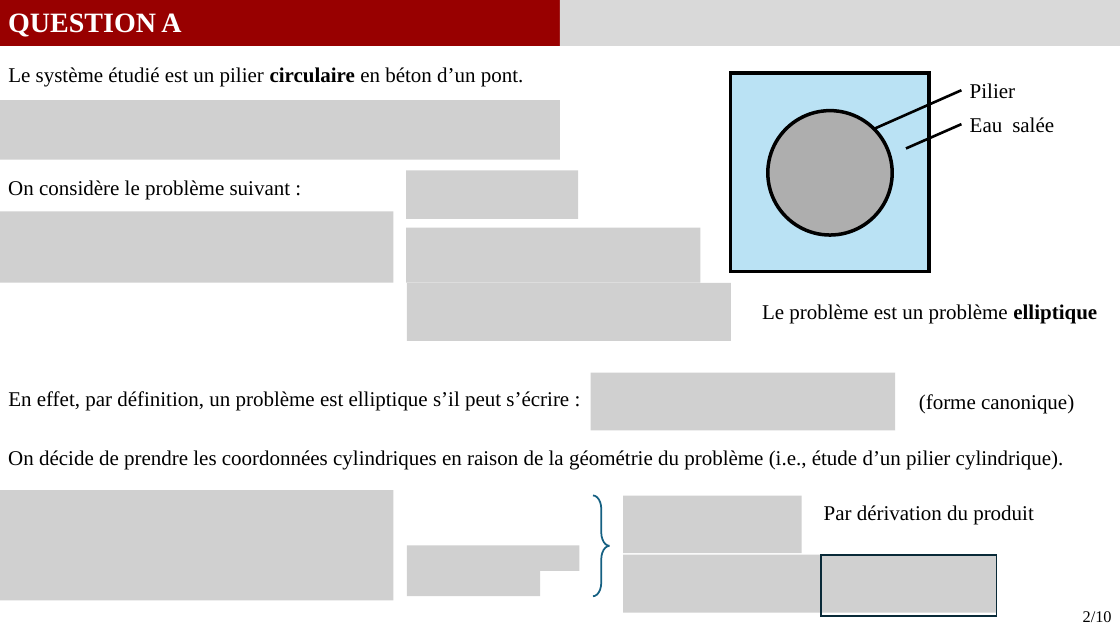
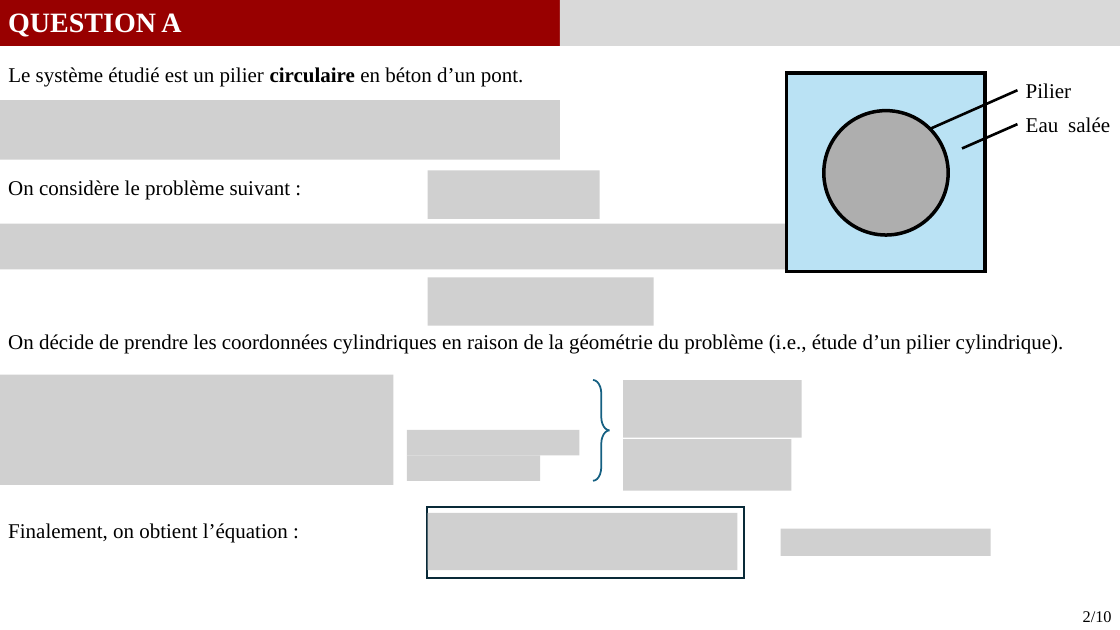
Before and after one commit to GauthierBRUNEL/MEC8211_devoir_2, a slide deck: slide 2 of doc/Rapport_Devoir2.pptx. Drawn at 1120x630 pixels with LibreOffice and Linux fonts; fonts in the diff are those of the drawing; grey boxes stand for pictures. Boxes give left, top, right and bottom in pixels: in the first picture for what was removed or moved away, otherwise in the second. Text is boxed around its words. In the diff, an @@ line names an element or a change of style, - is before the commit and + after.

```diff
--- a/doc/Rapport_Devoir2.pptx
+++ b/doc/Rapport_Devoir2.pptx
@@ 2 texts, 2 lines, 1 rectangle, 1 ellipse: place and size @@
-2 texts, 2 lines, 1 rectangle, 1 ellipse at <box>731,73,1054,271</box>
+2 texts, 2 lines, 1 rectangle, 1 ellipse at <box>786,73,1110,271</box>
@@ picture: place and size @@
-picture at <box>406,171,578,219</box>
+picture at <box>428,171,600,219</box>
@@ picture: place and size @@
-picture at <box>0,212,393,283</box>
+picture at <box>0,223,786,270</box>
@@ picture removed at <box>406,228,700,282</box> @@
@@ picture removed at <box>408,283,732,341</box> @@
@@ picture added at <box>428,277,654,326</box> @@
@@ text "On décide de prendre les ...": place and size @@
-text "On décide de prendre les ..." at <box>8,450,1064,470</box>
+text "On décide de prendre les ..." at <box>8,334,1064,354</box>
@@ text removed at <box>762,304,1097,324</box> @@
-Le problème est un problème elliptique
@@ picture added at <box>0,375,393,485</box> @@
@@ picture removed at <box>591,373,895,431</box> @@
@@ right brace: place and size @@
-right brace at <box>593,496,610,597</box>
+right brace at <box>593,380,610,481</box>
@@ picture added at <box>623,380,802,438</box> @@
@@ text removed at <box>8,391,569,411</box> @@
-En effet, par définition, un problème est elliptique s’il peut s’écrire :
@@ text removed at <box>919,394,1074,414</box> @@
-(forme canonique)
@@ picture added at <box>408,430,580,455</box> @@
@@ picture added at <box>623,439,791,491</box> @@
@@ picture added at <box>408,455,541,481</box> @@
@@ picture removed at <box>0,491,393,601</box> @@
@@ rectangle: place and size @@
-rectangle at <box>821,555,996,616</box>
+rectangle at <box>427,507,744,578</box>
@@ picture removed at <box>623,496,802,554</box> @@
@@ text removed at <box>824,505,1034,525</box> @@
-Par dérivation du produit
@@ text added at <box>8,523,288,542</box>, 18 pt, text #000000 @@
+Finalement, on obtient l’équation :
@@ picture added at <box>428,513,738,571</box> @@
@@ picture added at <box>781,528,991,556</box> @@
@@ picture removed at <box>408,545,580,571</box> @@
@@ picture removed at <box>623,555,997,613</box> @@
@@ picture removed at <box>408,571,541,597</box> @@
```
Also in this commit, not shown: 2 other slides changed, 2 slides added, 1 slide removed.
